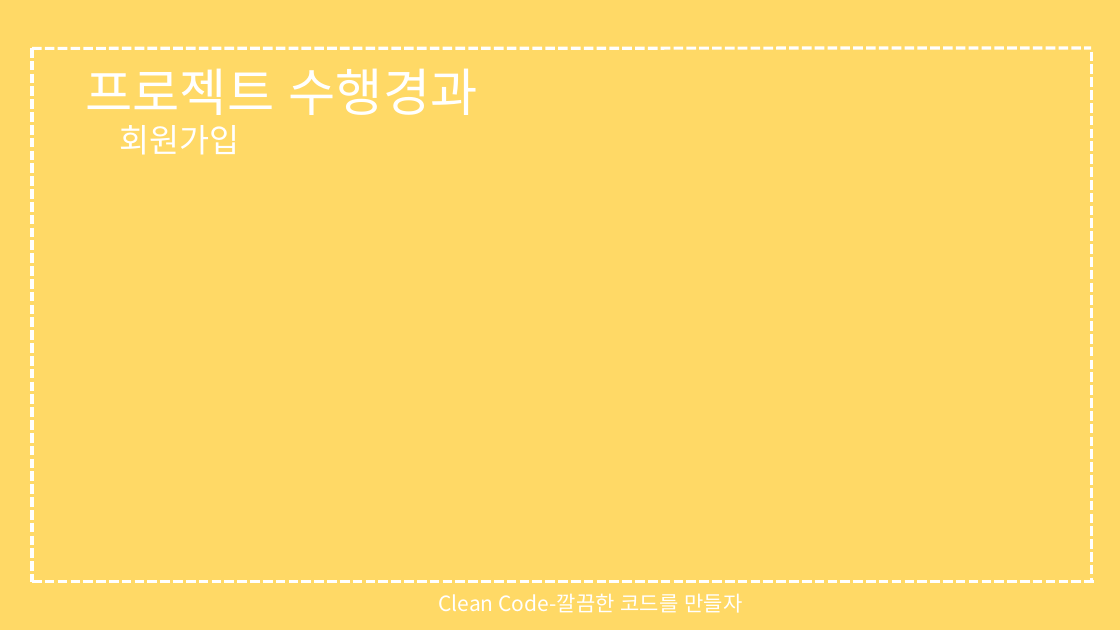
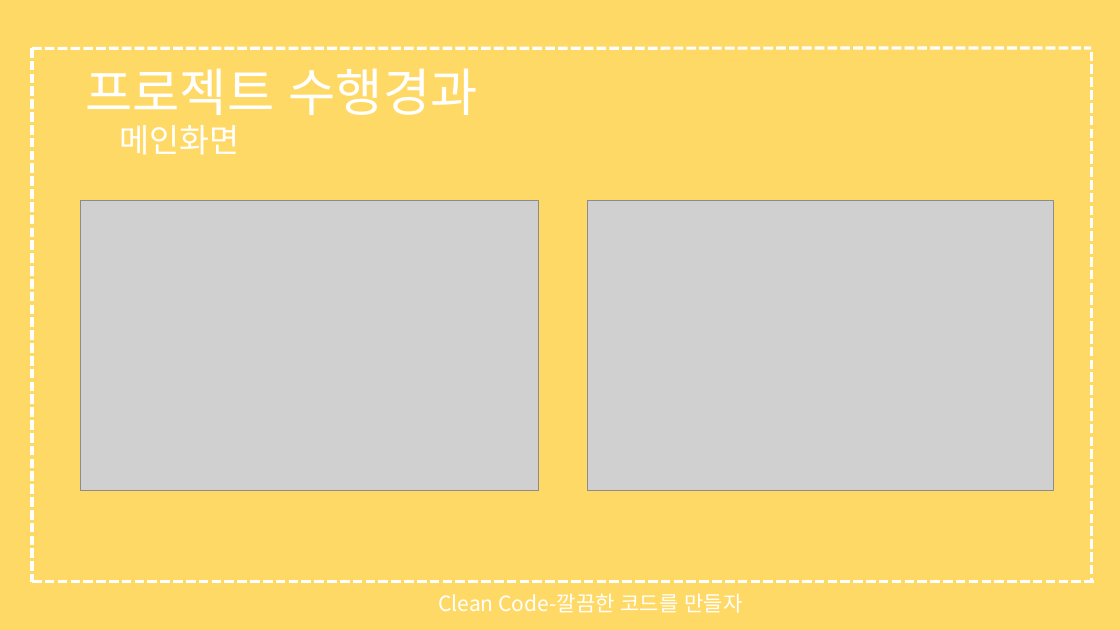
Before and after one commit to Gyu-wonOh/work, a slide deck: slide 11 of 프로젝트/종합예약 웹페이지 서비스.pptx (slide 9 before the commit). Drawn at 1120x630 pixels with LibreOffice and Linux fonts; fonts in the diff are those of the drawing; grey boxes stand for pictures. Boxes give left, top, right and bottom in pixels: in the first picture for what was removed or moved away, otherwise in the second. Text is boxed around its words. In the diff, an @@ line names an element or a change of style, - is before the commit and + after.

```diff
--- a/프로젝트/종합예약 웹페이지 서비스.pptx
+++ b/프로젝트/종합예약 웹페이지 서비스.pptx
@@ text at (x1=120, y1=125, x2=240, y2=155): text changed @@
-회원가입
+메인화면
@@ picture added at (x1=81, y1=201, x2=539, y2=491) @@
@@ picture added at (x1=587, y1=201, x2=1054, y2=491) @@
```
Also in this commit, not shown: 4 other slides changed, 2 slides added.
